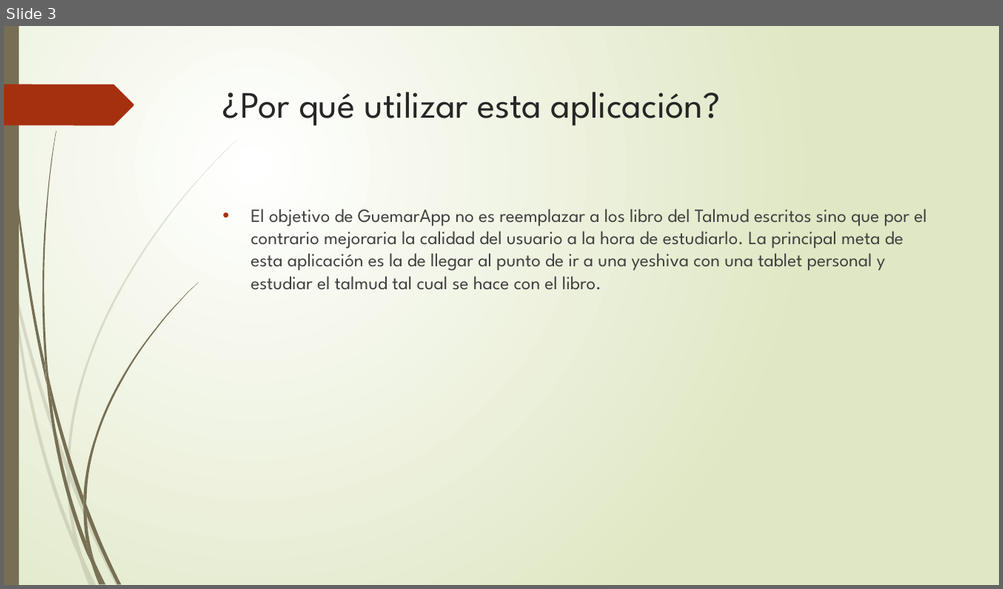
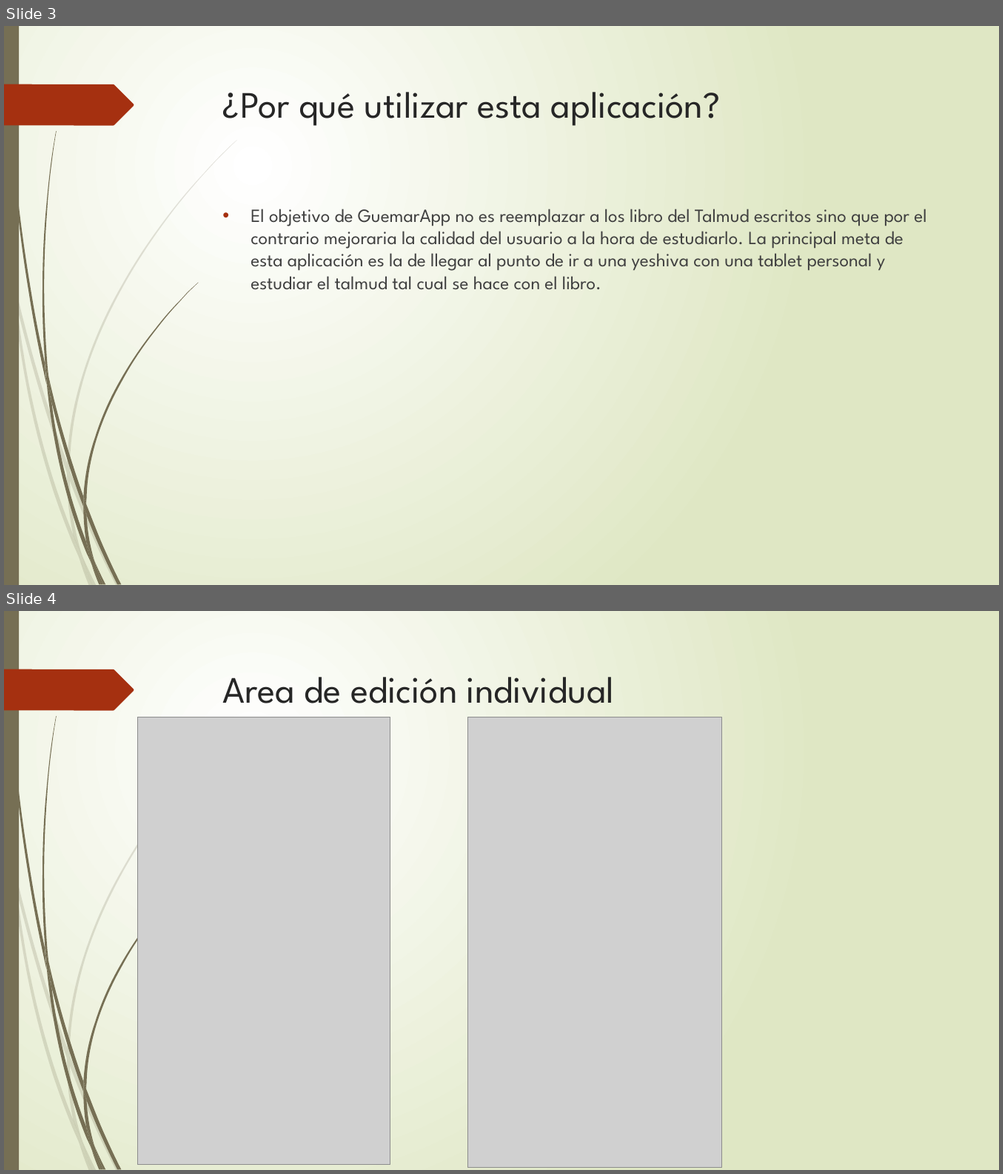
Before and after one commit to leopasca/Proyecto, a slide deck: Entrega Final Proyecto/Diseño/GuemarAPP presentacion.pptx. Shown one above the other, each under a label of ours: slide 3 before the commit, slides 3 and 4 after it. The pictures are 1003x589 and 1003x1174 pixels, drawn with LibreOffice and Linux fonts; fonts in the diff are those of the drawing; grey boxes stand for pictures. Boxes give left, top, right and bottom in pixels: in the first picture for what was removed or moved away, otherwise in the second. Text is boxed around its words. In the diff, an @@ line names an element or a change of style, - is before the commit and + after.

```diff
--- a/Entrega Final Proyecto/Diseño/GuemarAPP presentacion.pptx
+++ b/Entrega Final Proyecto/Diseño/GuemarAPP presentacion.pptx
@@ slide 4 added at (4,611,999,1170), background gradient #FFFFFF to #DFE8C4; not listed: 24 template elements that a slide beside it also shows @@
@@ title added at (223,677,614,703), 36 pt, text #262626 @@
+Area de edición individual
@@ picture added at (137,717,390,1165) @@
@@ picture added at (467,717,721,1167) @@
```
Also in this commit, not shown: 2 other slides added.
